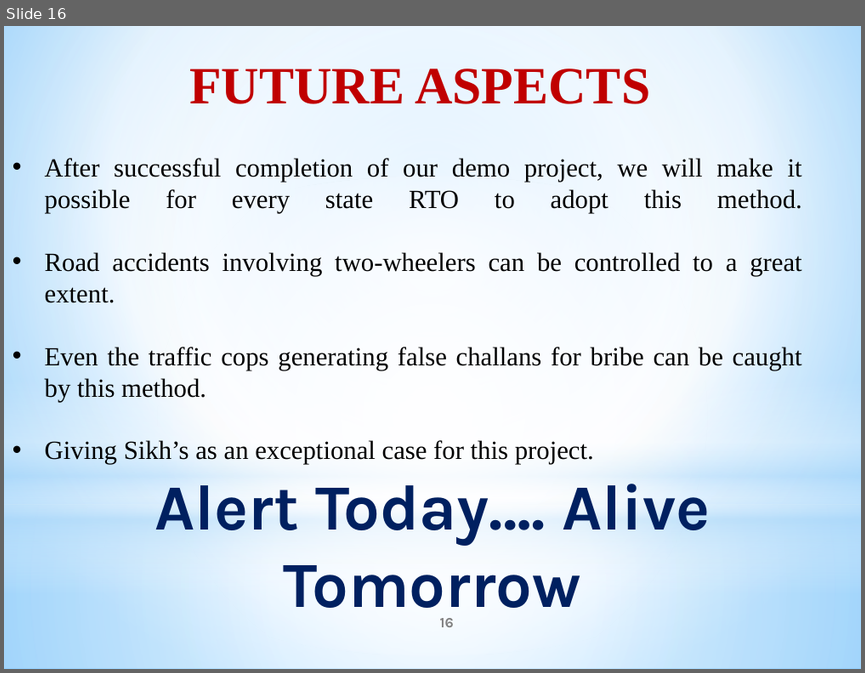
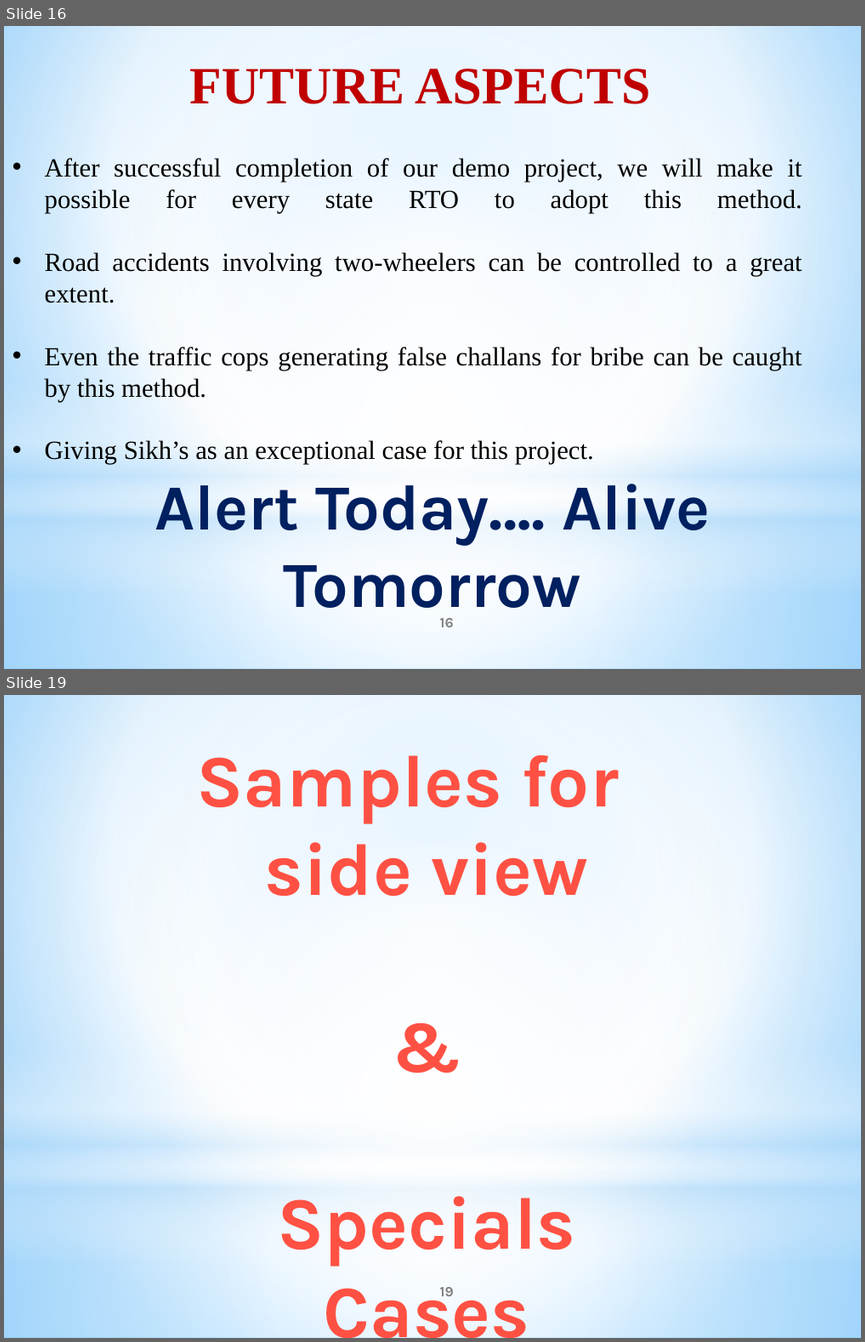
Before and after one commit to dikshant097/machine-learnng-helmmet-detection, a slide deck: Helmet Detection.pptx. Shown one above the other, each under a label of ours: slide 16 before the commit, slides 16 and 19 after it; the slides between them are not shown. The pictures are 865x673 and 865x1342 pixels, drawn with LibreOffice and Linux fonts; fonts in the diff are those of the drawing. Boxes give left, top, right and bottom in pixels: in the first picture for what was removed or moved away, otherwise in the second. Text is boxed around its words. In the diff, an @@ line names an element or a change of style, - is before the commit and + after.

```diff
--- a/Helmet Detection.pptx
+++ b/Helmet Detection.pptx
@@ slide 19 added at (4,695,861,1338), background gradient #9ED5FF to #FFFFFF to #5BB9FF; not listed: 4 template elements that a slide beside it also shows @@
@@ text added at (197,755,619,1338), 62 pt, text gradient #8A1300 to #FF5244 to #FFF0F0, bold @@
+Samples for
+side view
+&
+Specials Cases
@@ page number added at (440,1287,454,1296), 12 pt, text #808080, bold @@
+19
```
Also in this commit, not shown: 1 slide changed, 9 other slides added, 1 slide removed, 27 other files.
